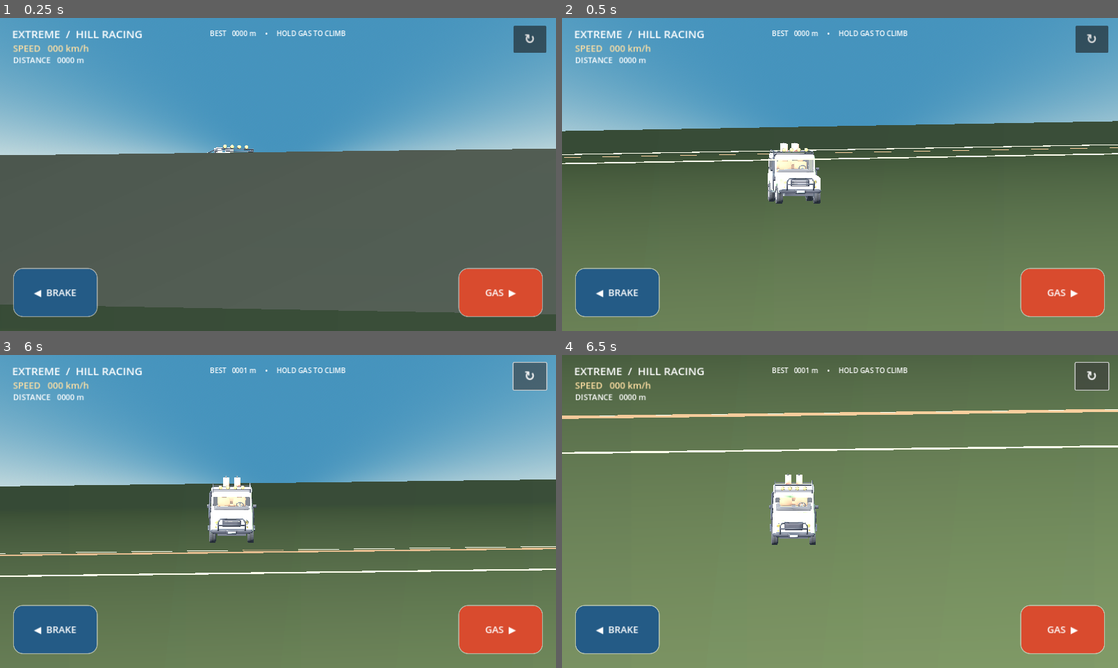
Above: before the commit, frames 1-4 (two rows, left to right).
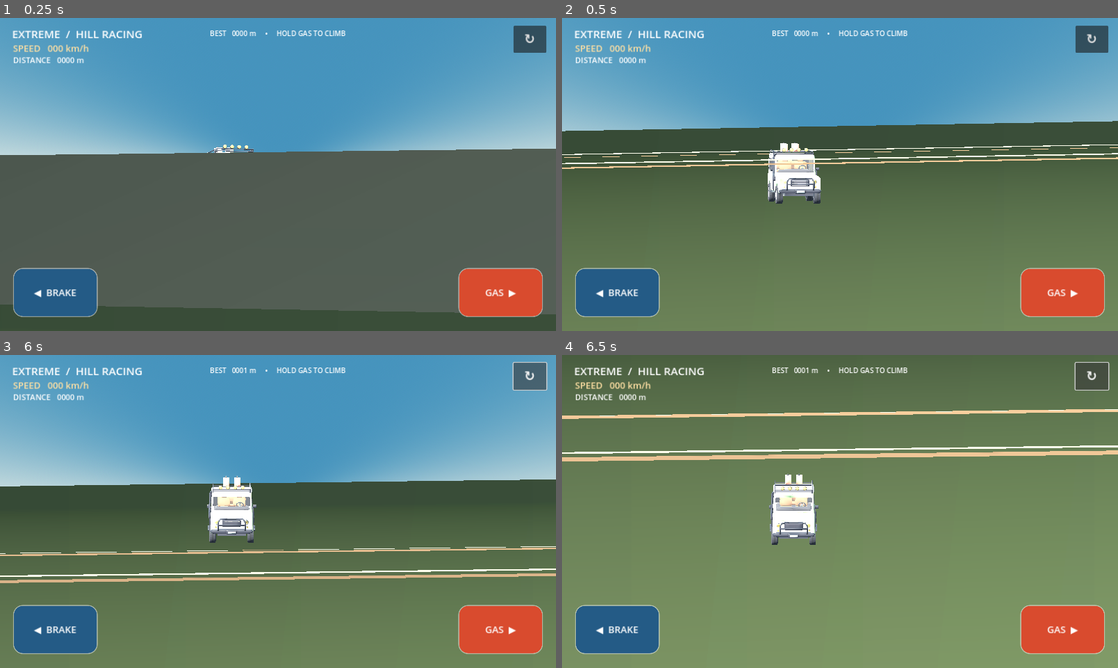
Above: after the commit, the same moments.

Repository: mahdialloui01-art/Extreme-Hill-Racing
Game: Godot game, scene res://scenes/main.tscn
The game is run twice, just before and just after one commit, with the same random seed, the same clock (stepped at 60 frames per second) and the same inputs.
Inputs:
- Up to frame 1 (0.25 s): no input
- Up to frame 2 (0.5 s): no input
- Up to frame 3 (6 s): hold Right 0.53-1.28 s; hold Left 1.28-2.03 s; hold Right 2.03-3.5 s; click "GAS ▶" at 3.5 s; hold Left 4.28-5 s; click "◀ BRAKE" at 5 s; click "↻" at 5.75 s
- Up to frame 4 (6.5 s): no input

Frame 1 is identical in both runs. In frame 2, 0.5% of the frame differs, in the area x 0-100%, y 44-49%; in frame 3, 0.9%; in frame 4, 1.3%, in the area x 0-100%, y 30-34%.

Commit message:
Render gravel shoulders from both sides

Diff:
--- a/scripts/terrain_3d.gd
+++ b/scripts/terrain_3d.gd
@@ -158,6 +158,7 @@
 	var shoulder_mat := StandardMaterial3D.new()
 	shoulder_mat.albedo_color = Color("#65513e")
 	shoulder_mat.roughness = 1.0
+	shoulder_mat.cull_mode = BaseMaterial3D.CULL_DISABLED
 	shoulder.material_override = shoulder_mat
 	add_child(shoulder)
 
